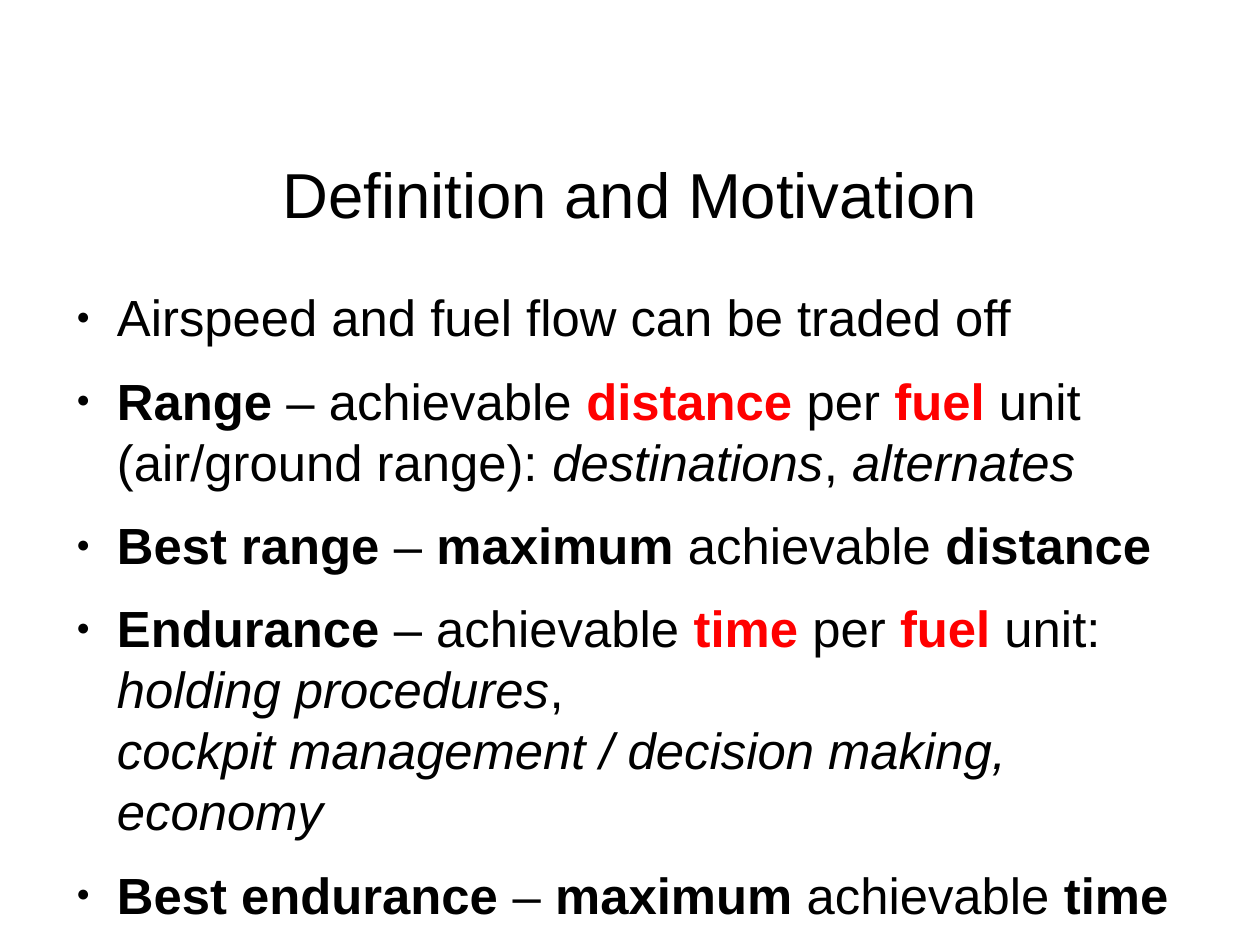
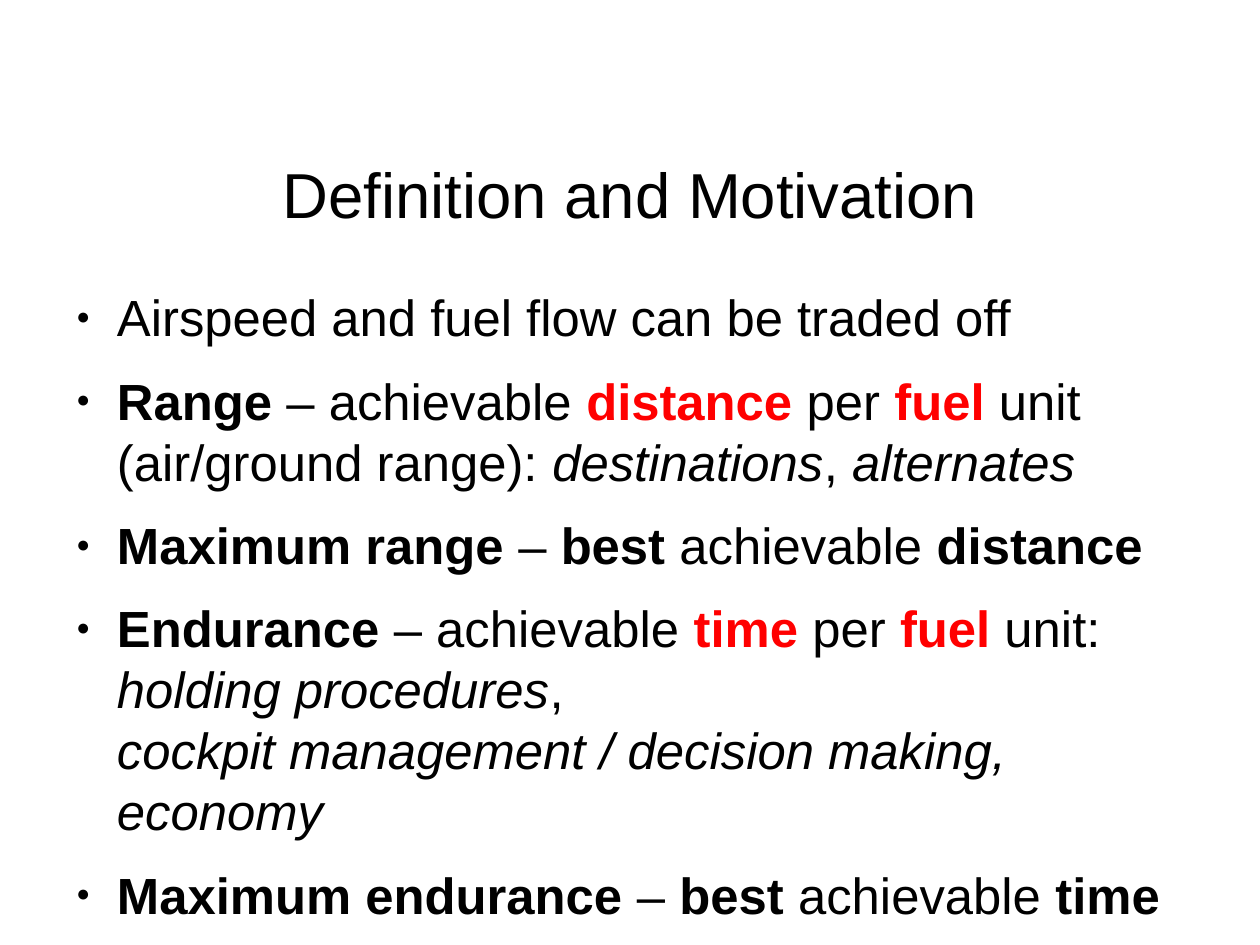
Before and after one commit to stephanheinemann/flight, a slide deck: slide 4 of FI/RangeAndEndurance/RangeAndEndurance.odp. Drawn at 1260x945 pixels with LibreOffice and Linux fonts; fonts in the diff are those of the drawing; background and template pictures are left out. Boxes give left, top, right and bottom in pixels: in the first picture for what was removed or moved away, otherwise in the second. Text is boxed around its words. In the diff, an @@ line names an element or a change of style, - is before the commit and + after.

Commit message:
changed turns and range-endurance presentations

```diff
--- a/FI/RangeAndEndurance/RangeAndEndurance.odp
+++ b/FI/RangeAndEndurance/RangeAndEndurance.odp
@@ text at (x1=117, y1=527, x2=1143, y2=575): text changed @@
-● Best range – maximum achievable distance
+● Maximum range – best achievable distance
@@ text at (x1=117, y1=877, x2=1159, y2=915): text changed @@
-● Best endurance – maximum achievable time
+● Maximum endurance – best achievable time
```
Also in this commit, not shown: 6 other slides changed, 13 other files.
